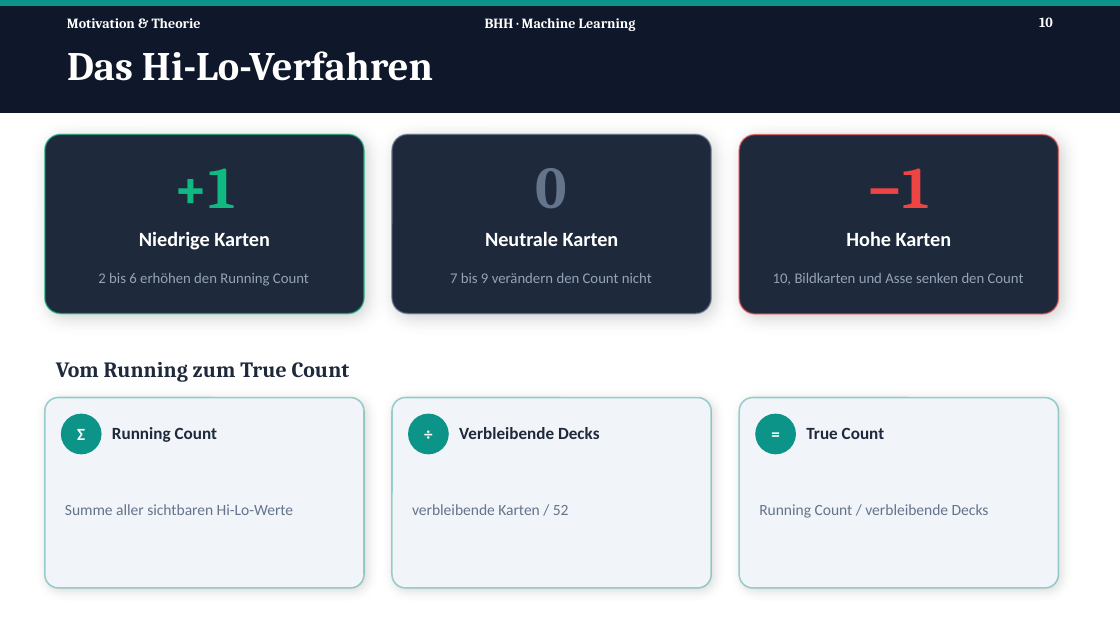
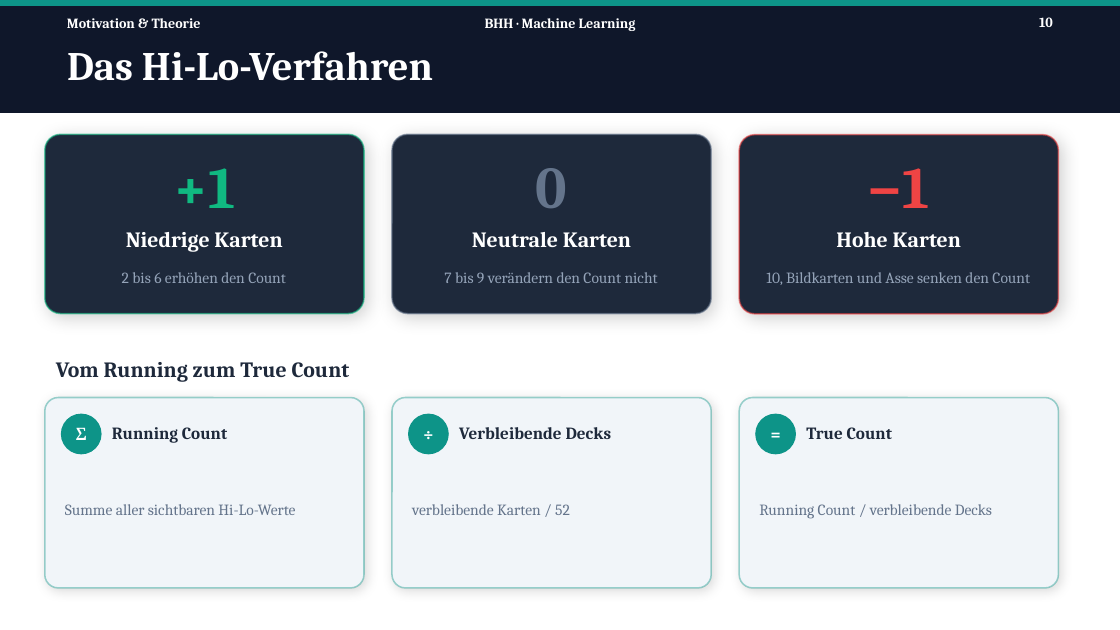
Before and after one commit to Tom-N-M/ml-blackjack, a slide deck: slide 10 of Präsi/PP_v2.pptx. Drawn at 1120x630 pixels with LibreOffice and Linux fonts; fonts in the diff are those of the drawing. Boxes give left, top, right and bottom in pixels: in the first picture for what was removed or moved away, otherwise in the second. Text is boxed around its words. In the diff, an @@ line names an element or a change of style, - is before the commit and + after.

```diff
--- a/Präsi/PP_v2.pptx
+++ b/Präsi/PP_v2.pptx
@@ size 13 to 14 pt, font Calibri to Cambria in 3 elements at (126, 232, 282, 252), (472, 232, 631, 247), (836, 232, 961, 247) @@
@@ text "7 bis 9 verändern den ..." at (444, 272, 658, 283): size 9.5 to 10 pt, font Calibri to Cambria @@
@@ text "10, Bildkarten und Asse senken ..." at (766, 272, 1030, 285): size 9.5 to 10 pt, font Calibri to Cambria @@
@@ text at (122, 272, 286, 283): text changed; size 9.5 to 10 pt; font Calibri to Cambria @@
-2 bis 6 erhöhen den Running Count
+2 bis 6 erhöhen den Count
@@ font Calibri to Cambria in 9 elements at (76, 427, 87, 440), (112, 427, 227, 443), (65, 504, 295, 515), (459, 427, 612, 439), (412, 504, 570, 515), (806, 427, 892, 439), (759, 504, 992, 519), (409, 414, 448, 454), (756, 414, 795, 454) @@
```
Also in this commit, not shown: 4 other slides changed.
